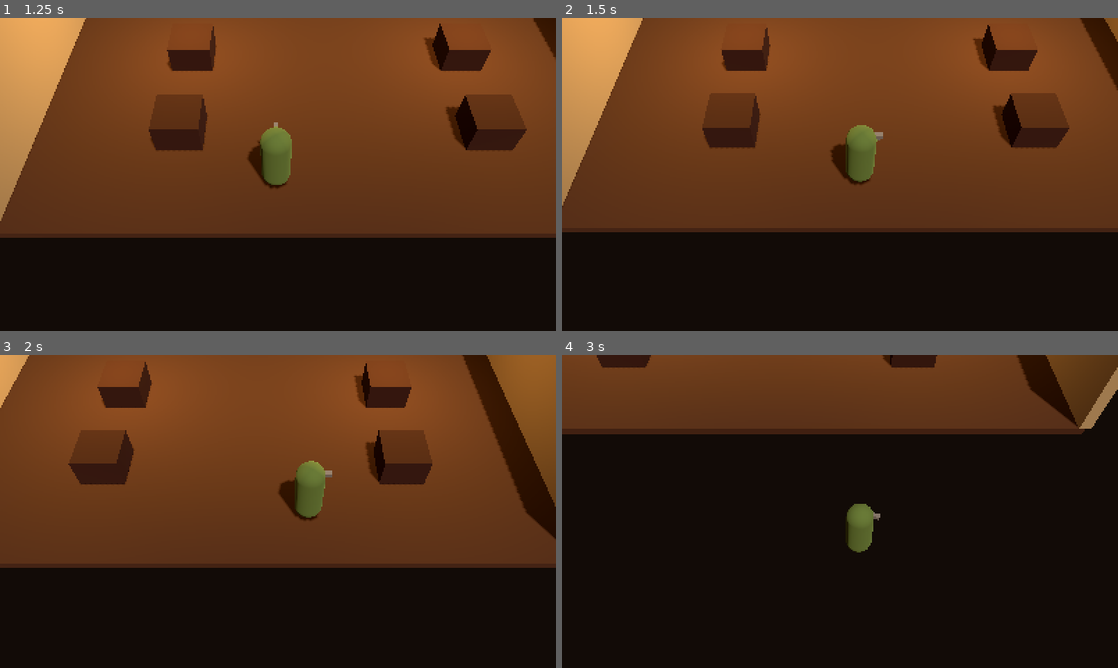
Above: before the commit, frames 1-4 (two rows, left to right).
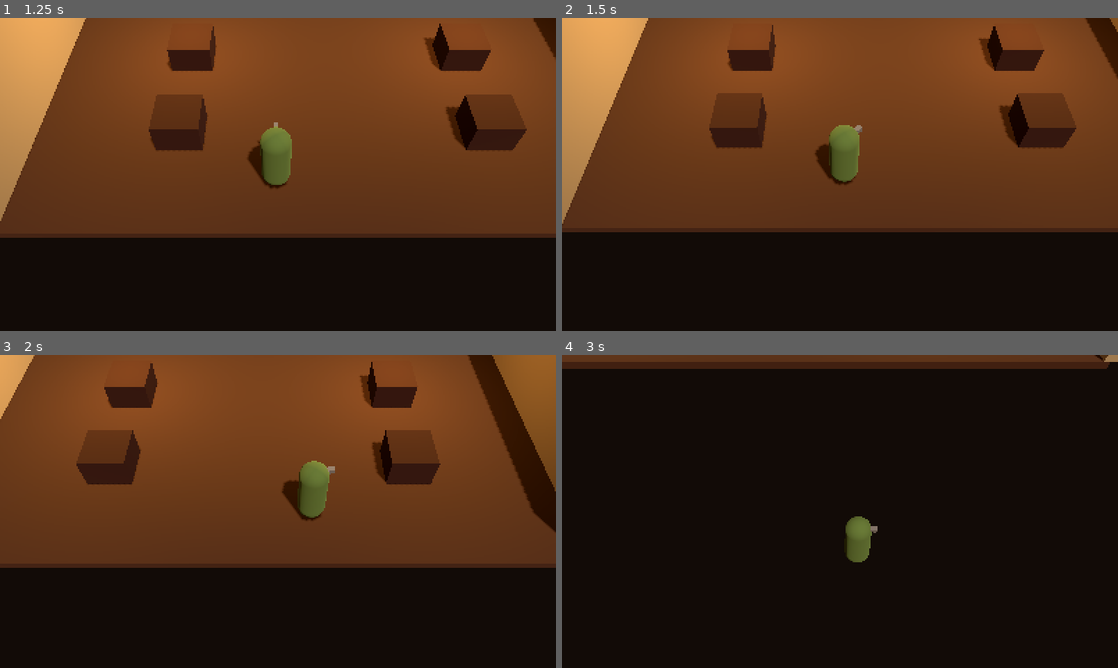
Above: after the commit, the same moments.

Repository: Beenster99/crownandpunchbowl
Game: Godot game, scene res://scenes/main/main_menu.tscn
Two runs of this game, one before a commit and one after it. Both use one fixed random seed, a clock stepped at 60 frames per second and the inputs below.
Inputs (mouse positions are in pixels of both pictures, inside the frame that each line leads up to):
- Up to frame 1 (1.25 s): click "Play solo (test pub)" at 0.5 s
- Up to frame 2 (1.5 s): move the mouse to (962, 158) at 1.27 s; hold D (move_right) from 1.28 s (still down); tap F (counter) at 1.35 s; click (962, 158) at 1.42 s
- Up to frame 3 (2 s): keep holding D (move_right); tap Space (dodge) at 1.55 s
- Up to frame 4 (3 s): move the mouse to (728, 527) at 2.02 s; release D (move_right) at 2.03 s; hold S (move_down) 2.03-2.78 s; tap Space (dodge) at 2.1 s; tap R (grab) at 2.3, 2.85 s; move the mouse to (895, 442) at 2.77 s; hold D (move_right) from 2.78 s (still down)

Frame 1 is identical in both runs. In frame 2, 4.5% of the frame differs, in the area x 0-100%, y 0-66%; in frame 3, 3.8%; in frame 4, 23%, in the area x 0-100%, y 0-67%.

Commit message:
Add freeflow player controls, sparring punters and a combat sandbox
PlayerFighter reads input: punch chains jab/cross/hook in rhythm and turns
into an uppercut finisher at 8 hits, kick stomps downed enemies, buffered
inputs, stick-aimed lunge targeting, counter, dodge, grab/knee/throw/release,
mashing to struggle free, farmer stats from the lobby, and a combo counter
on Events.combo_changed. SparringPunter is a simple stand-in opponent until
the AI workstream lands. scenes/actors/combat_sandbox.tscn puts them in the
greybox pub.

Co-Authored-By: Claude Opus 5.5 <noreply@anthropic.com>
Claude-Session: https://claude.ai/code/session_01RduChweyWdn9Borm8PuQ12

Diff:
--- /dev/null
+++ b/scenes/actors/combat_sandbox.tscn
@@ -0,0 +1,12 @@
+[gd_scene load_steps=2 format=3]
+
+[ext_resource type="Script" path="res://scripts/combat/combat_sandbox.gd" id="1"]
+
+[node name="CombatSandbox" type="Node3D"]
+script = ExtResource("1")
+
+[node name="World" type="Node3D" parent="."]
+
+[node name="Actors" type="Node3D" parent="."]
+
+[node name="Items" type="Node3D" parent="."]
--- /dev/null
+++ b/scenes/actors/sparring_punter.tscn
@@ -0,0 +1,31 @@
+[gd_scene load_steps=4 format=3]
+
+[ext_resource type="Script" path="res://scripts/actors/sparring_punter.gd" id="1"]
+
+[sub_resource type="CapsuleShape3D" id="shape"]
+radius = 0.35
+height = 1.75
+
+[sub_resource type="CapsuleMesh" id="mesh"]
+radius = 0.35
+height = 1.75
+
+[sub_resource type="BoxMesh" id="nose"]
+size = Vector3(0.12, 0.12, 0.2)
+
+[node name="SparringPunter" type="CharacterBody3D"]
+collision_layer = 4
+collision_mask = 7
+script = ExtResource("1")
+
+[node name="Collision" type="CollisionShape3D" parent="."]
+transform = Transform3D(1, 0, 0, 0, 1, 0, 0, 0, 1, 0, 0.875, 0)
+shape = SubResource("shape")
+
+[node name="Body" type="MeshInstance3D" parent="."]
+transform = Transform3D(1, 0, 0, 0, 1, 0, 0, 0, 1, 0, 0.875, 0)
+mesh = SubResource("mesh")
+
+[node name="Facing" type="MeshInstance3D" parent="."]
+transform = Transform3D(1, 0, 0, 0, 1, 0, 0, 0, 1, 0, 1.5, -0.38)
+mesh = SubResource("nose")
--- a/scripts/actors/player.gd
+++ b/scripts/actors/player.gd
@@ -1,16 +1,160 @@
 class_name PlayerFighter
 extends Fighter
-## Player-controlled fighter: camera-relative movement for now.
-## The freeflow controls (combos, lunge, counters, grabs) land in the next combat PR.
+## Player-controlled fighter: freeflow controls on top of Fighter.
+##
+## Punch walks a jab → cross → hook chain while you keep hitting in rhythm, and turns into
+## a finisher once the combo counter is high enough. Every attack lunges to the enemy you
+## push the stick towards (or the one in front). Kick stomps a downed enemy when there's no
+## one standing to kick. Grab holds an enemy for your mates; punch while holding to knee,
+## Throw to hurl them, Grab again to let go. Mash any button while held to struggle free.
+
+## Seconds an early button press is remembered, so mashing in rhythm chains cleanly.
+@export var input_buffer := 0.3
+## Seconds after an attack ends that the next punch still continues the chain.
+@export var chain_grace := 0.45
+
+## Current combo (hits landed without a long gap or being hit). HUD reads Events.combo_changed.
+var combo := 0
+var farmer: Dictionary = {}
+
+var _chain_i := 0
+var _since_attack := 99.0
+var _combo_t := 0.0
+var _last_finisher_at := 0
+var _buffered: StringName = &""
+var _buffer_t := 0.0
 
 
 func _ready() -> void:
 	team = Team.PLAYERS
+	_apply_farmer()
 	super()
+	hit_dealt.connect(_on_hit_dealt)
+	hit_taken.connect(_on_hit_taken)
+
+
+## Farmer stats from the lobby choice (Net.players[peer]["farmer"]).
+func _apply_farmer() -> void:
+	var peer := get_multiplayer_authority()
+	if not Net.players.has(peer):
+		return
+	var idx := int(Net.players[peer].get("farmer", 0))
+	if idx < 0 or idx >= GameData.FARMERS.size():
+		return
+	farmer = GameData.FARMERS[idx]
+	max_hp = float(farmer["max_hp"])
+	power = float(farmer["power"])
+	move_speed = float(farmer["speed"])
+	grip = float(farmer["grip"])
+
+
+func finisher_ready() -> bool:
+	return combo >= Moves.FINISHER_COMBO and combo - _last_finisher_at >= Moves.FINISHER_COMBO
 
 
 func _physics_process(delta: float) -> void:
+	_tick_combo(delta)
 	if is_multiplayer_authority():
-		var input := Input.get_vector("move_left", "move_right", "move_up", "move_down")
-		move_input = Vector3(input.x, 0.0, input.y)
+		_read_input(delta)
 	super(delta)
+
+
+func _read_input(delta: float) -> void:
+	var stick := Input.get_vector("move_left", "move_right", "move_up", "move_down")
+	move_input = Vector3(stick.x, 0.0, stick.y)
+
+	if state == State.HELD:
+		for a in ["punch", "kick", "headbutt", "grab", "dodge"]:
+			if Input.is_action_just_pressed(a):
+				request_struggle()
+		return
+
+	if Input.is_action_just_pressed("counter"):
+		request_counter()
+		_buffered = &""
+		return
+	if Input.is_action_just_pressed("dodge"):
+		request_dodge(move_input)
+		_buffered = &""
+		return
+	if Input.is_action_just_pressed("grab"):
+		if state == State.GRABBING:
+			request_release()
+		else:
+			request_grab(Targeting.grab_candidate(self))
+		return
+	if Input.is_action_just_pressed("throw") and state == State.GRABBING:
+		request_throw()
+		return
+
+	for a in ["punch", "kick", "headbutt"]:
+		if Input.is_action_just_pressed(a):
+			_buffered = StringName(a)
+			_buffer_t = input_buffer
+	if _buffered != &"":
+		_buffer_t -= delta
+		if state == State.GRABBING or can_act() or can_chain():
+			_perform(_buffered)
+			_buffered = &""
+		elif _buffer_t <= 0.0:
+			_buffered = &""
+
+
+## Turn a button into a move and a target, then ask the host.
+func _perform(button: StringName) -> void:
+	if state == State.GRABBING:
+		request_attack(&"knee")
+		return
+	var aim := move_input
+	var move: StringName
+	match button:
+		&"punch":
+			var chaining := can_chain() or _since_attack <= chain_grace
+			_chain_i = (_chain_i + 1) % Moves.PUNCH_CHAIN.size() if chaining else 0
+			move = Moves.PUNCH_CHAIN[_chain_i]
+			if finisher_ready():
+				move = Moves.FINISHER_MOVE
+				_last_finisher_at = combo
+				_chain_i = -1
+		&"kick":
+			move = &"kick"
+		&"headbutt":
+			move = &"headbutt"
+	var tgt := Targeting.pick(self, aim)
+	if tgt == null and button == &"kick":
+		var floored := Targeting.pick(self, aim, Moves.LUNGE_RANGE * 0.5, true)
+		if floored != null:
+			move = &"stomp"
+			tgt = floored
+	_since_attack = 0.0
+	request_attack(move, tgt)
+
+
+func _tick_combo(delta: float) -> void:
+	if state == State.ATTACK or state == State.WINDUP:
+		_since_attack = 0.0
+	else:
+		_since_attack += delta
+	if combo > 0:
+		_combo_t -= delta
+		if _combo_t <= 0.0:
+			_set_combo(0)
+
+
+func _on_hit_dealt(_info: Dictionary) -> void:
+	_combo_t = Moves.COMBO_TIMEOUT
+	_set_combo(combo + 1)
+
+
+func _on_hit_taken(info: Dictionary) -> void:
+	if float(info.get("damage", 0.0)) > 0.0:
+		_set_combo(0)
+
+
+func _set_combo(value: int) -> void:
+	if value == combo:
+		return
+	combo = value
+	if combo == 0:
+		_last_finisher_at = 0
+	Events.combo_changed.emit(self, combo)
--- /dev/null
+++ b/scripts/actors/sparring_punter.gd
@@ -0,0 +1,78 @@
+class_name SparringPunter
+extends Fighter
+## A deliberately simple stand-in opponent for the combat sandbox and tests, until the AI
+## workstream's punters land. Minds its own business until it (or a mate within
+## `mate_radius`) is hit, then closes in and throws telegraphed swings and haymakers.
+## Struggles when held. Host only; it never runs on clients.
+
+@export var aggro_on_start := false
+@export var mate_radius := 4.0
+@export var attack_gap := Vector2(1.4, 3.0)
+@export var haymaker_chance := 0.25
+
+var angry := false
+var _cooldown := 1.0
+var _struggle_t := 0.0
+
+
+func _ready() -> void:
+	if team == Team.PLAYERS:
+		team = Team.PUNTERS
+	super()
+	add_to_group("npcs")
+	angry = aggro_on_start
+	Events.hit_landed.connect(_on_hit_landed)
+
+
+func _on_hit_landed(info: Dictionary) -> void:
+	var victim := info.get("victim") as Node3D
+	if victim == self:
+		angry = true
+	elif victim != null and victim is Fighter and (victim as Fighter).team == team \
+			and victim.global_position.distance_to(global_position) <= mate_radius:
+		angry = true
+
+
+func _physics_process(delta: float) -> void:
+	if multiplayer.is_server():
+		_think(delta)
+	super(delta)
+
+
+func _think(delta: float) -> void:
+	move_input = Vector3.ZERO
+	if state == State.HELD:
+		_struggle_t -= delta
+		if _struggle_t <= 0.0:
+			_struggle_t = 0.3
+			request_struggle()
+		return
+	if not angry or is_down():
+		return
+	var foe := _nearest_player()
+	if foe == null:
+		return
+	var to := foe.global_position - global_position
+	to.y = 0.0
+	_cooldown -= delta
+	if to.length() > 1.25:
+		move_input = to.normalized()
+	elif can_act():
+		_face(to, delta, 10.0)
+		if _cooldown <= 0.0:
+			_cooldown = randf_range(attack_gap.x, attack_gap.y)
+			request_attack(&"haymaker" if randf() < haymaker_chance else &"swing", foe)
+
+
+func _nearest_player() -> Fighter:
+	var best: Fighter = null
+	var best_d := INF
+	for node in get_tree().get_nodes_in_group(GROUP):
+		var f := node as Fighter
+		if f == null or not is_hostile_to(f) or not f.can_be_targeted() or f.is_down():
+			continue
+		var d := f.global_position.distance_to(global_position)
+		if d < best_d:
+			best_d = d
+			best = f
+	return best
--- /dev/null
+++ b/scripts/combat/combat_sandbox.gd
@@ -0,0 +1,24 @@
+extends "res://scripts/level/test_pub.gd"
+## Combat sandbox: the greybox test pub plus a few sparring punters and a tough one.
+## Open scenes/actors/combat_sandbox.tscn in the editor and press F6 (Run Current Scene).
+## Starts a solo session itself if launched directly.
+
+const PUNTER_SCENE := preload("res://scenes/actors/sparring_punter.tscn")
+
+
+func _ready() -> void:
+	if Net.players.is_empty():
+		Net.start_solo("Sparring", 0)
+	super()
+	var spots := [Vector3(-2, 0, -1), Vector3(2, 0, -1.5), Vector3(0, 0, -3), Vector3(-5.5, 0, 1.5)]
+	for i in spots.size():
+		var p: SparringPunter = PUNTER_SCENE.instantiate()
+		p.name = "N%d" % i
+		p.position = spots[i]
+		if i == 3:  # a rugby lad: tougher and hits harder
+			p.toughness = 1.8
+			p.max_hp = 160.0
+			p.power = 1.3
+			p.haymaker_chance = 0.5
+		$Actors.add_child(p)
+	Events.banner.emit("Combat sandbox: punch someone to start it", 4.0)
--- a/tests/combat_cases.gd
+++ b/tests/combat_cases.gd
@@ -14,7 +14,9 @@
 		"test_jab_hits_and_lunges", "test_held_takes_bonus_damage", "test_counter",
 		"test_knockdown_crawl_ko", "test_grab_escape_and_throw", "test_dodge_iframes",
 		"test_staff_never_ko", "test_no_friendly_fire", "test_heal_gets_up_from_crawl",
-		"test_ground_moves", "test_weapon_hooks",
+		"test_ground_moves", "test_weapon_hooks", "test_player_punch_chain",
+		"test_player_finisher_and_combo", "test_player_kick_stomps", "test_player_input",
+		"test_sparring_punter", "test_sandbox_loads",
 	]
 	for t in tests:
 		_arena = Node3D.new()
@@ -40,8 +42,8 @@
 	_arena.add_child(body)
 
 
-func _fighter(team: int, pos: Vector3, face_toward := Vector3.INF) -> Fighter:
-	var f := Fighter.new()
+func _fighter(team: int, pos: Vector3, face_toward := Vector3.INF, script: GDScript = null) -> Fighter:
+	var f: Fighter = script.new() if script != null else Fighter.new()
 	f.team = team
 	f.collision_layer = 2 if team == Fighter.Team.PLAYERS else 4
 	f.collision_mask = 7
@@ -268,3 +270,128 @@
 	_check(chair.hits == 2, "sweeping weapon hits both (got %d)" % chair.hits)
 	_check(is_equal_approx(a.hp, a.max_hp - 15.0), "weapon modifies damage (hp %.1f)" % a.hp)
 	_check(p.unequip() == chair and p.weapon == null, "unequip returns the item")
+
+
+func _player(pos: Vector3, face_toward := Vector3.INF) -> PlayerFighter:
+	return _fighter(Fighter.Team.PLAYERS, pos, face_toward, PlayerFighter) as PlayerFighter
+
+
+func test_player_punch_chain() -> void:
+	var p := _player(Vector3(0, 0, 0), Vector3(0, 0, -1))
+	var e := _fighter(Fighter.Team.PUNTERS, Vector3(0, 0, -1.1))
+	e.toughness = 5.0  # don't fall over mid-test
+	await _wait(0.1)
+	var moves := []
+	p.move_started.connect(func(m): moves.append(m))
+	for i in 4:
+		p._perform(&"punch")
+		while not p.can_chain():
+			await get_tree().physics_frame
+	_check(moves == [&"jab", &"cross", &"hook", &"jab"], "punch chain loops (got %s)" % [moves])
+	_check(p.combo == 4, "combo counts hits (got %d)" % p.combo)
+	await _wait(0.6 + 0.3)
+	p._perform(&"punch")
+	_check(moves.back() == &"jab", "chain resets after a pause")
+
+
+func test_player_finisher_and_combo() -> void:
+	var p := _player(Vector3(0, 0, 0), Vector3(0, 0, -1))
+	var e := _fighter(Fighter.Team.PUNTERS, Vector3(0, 0, -1.1))
+	await _wait(0.1)
+	var combos := []
+	var cb := func(_pl, c): combos.append(c)
+	Events.combo_changed.connect(cb)
+	p._set_combo(Moves.FINISHER_COMBO)
+	_check(p.finisher_ready(), "finisher ready at the threshold")
+	var moves := []
+	p.move_started.connect(func(m): moves.append(m))
+	p._perform(&"punch")
+	_check(moves == [Moves.FINISHER_MOVE], "punch becomes the finisher")
+	await _wait(0.4)
+	_check(e.state == Fighter.State.DOWN, "finisher knocks down")
+	_check(not p.finisher_ready(), "finisher is spent")
+	e.request_attack(&"shove", p)  # take a hit: combo resets
+	await _wait(0.4)
+	e.take_hit({"attacker": null, "damage": 0.0, "direction": Vector3.FORWARD})
+	p.take_hit({"attacker": e, "damage": 3.0, "direction": Vector3.BACK})
+	_check(p.combo == 0, "getting hit resets the combo")
+	await _wait(0.1)
+	p._set_combo(2)
+	await _wait(Moves.COMBO_TIMEOUT + 0.1)
+	_check(p.combo == 0, "combo times out")
+	_check(combos.size() >= 3, "combo_changed fires")
+	Events.combo_changed.disconnect(cb)
+
+
+func test_player_kick_stomps() -> void:
+	var p := _player(Vector3(0, 0, 0), Vector3(0, 0, -1))
+	var e := _fighter(Fighter.Team.PUNTERS, Vector3(0, 0, -1.2))
+	await _wait(0.1)
+	e.take_hit({"attacker": p, "damage": 1.0, "direction": Vector3.FORWARD, "knockdown": true})
+	var moves := []
+	p.move_started.connect(func(m): moves.append(m))
+	p._perform(&"kick")
+	_check(moves == [&"stomp"], "kick near a downed enemy stomps (got %s)" % [moves])
+
+
+func test_player_input() -> void:
+	var p := _player(Vector3(0, 0, 0), Vector3(0, 0, -1))
+	var e := _fighter(Fighter.Team.PUNTERS, Vector3(0, 0, -1.0))
+	await _wait(0.1)
+	Input.action_press("grab")
+	await get_tree().physics_frame
+	Input.action_release("grab")
+	await _wait(0.05)
+	_check(p.state == Fighter.State.GRABBING and e.state == Fighter.State.HELD,
+		"grab button holds (state %d)" % p.state)
+	Input.action_press("punch")
+	await get_tree().physics_frame
+	Input.action_release("punch")
+	await _wait(0.05)
+	_check(e.hp < e.max_hp, "punch while holding knees")
+	Input.action_press("throw")
+	await get_tree().physics_frame
+	Input.action_release("throw")
+	await _wait(0.05)
+	_check(e.state == Fighter.State.DOWN, "throw button throws")
+	Input.action_press("move_right")
+	await _wait(0.3)
+	Input.action_release("move_right")
+	_check(p.global_position.x > 0.5, "stick moves the player")
+
+
+func test_sparring_punter() -> void:
+	var p := _player(Vector3(0, 0, 0), Vector3(0, 0, -1))
+	var e := _fighter(Fighter.Team.PUNTERS, Vector3(0, 0, -1.5), Vector3.INF, SparringPunter) as SparringPunter
+	var mate := _fighter(Fighter.Team.PUNTERS, Vector3(1.5, 0, -1.5), Vector3.INF, SparringPunter) as SparringPunter
+	var far := _fighter(Fighter.Team.PUNTERS, Vector3(12, 0, 0), Vector3.INF, SparringPunter) as SparringPunter
+	await _wait(0.1)
+	_check(not e.angry, "punters start calm")
+	p.request_attack(&"jab", e)
+	await _wait(0.4)
+	_check(e.angry and mate.angry, "hitting one angers him and his mate")
+	_check(not far.angry, "punters across the room stay calm")
+	await _wait(4.0)
+	_check(p.hp < p.max_hp, "angry punters fight back")
+	var victim := mate
+	p.global_position = victim.global_position + Vector3(0, 0, 1.0)
+	p.rotation.y = 0.0
+	e.angry = false
+	e.global_position = Vector3(-10, 0, 0)
+	await _wait(0.05)
+	if p.can_act():
+		p.request_grab(victim)
+	_check(victim.state == Fighter.State.HELD, "can hold a sparring punter")
+	await _wait(2.0)
+	_check(victim.state == Fighter.State.HELD, "the hold lasts long enough for a mate to get stuck in")
+	await _wait(1.5)
+	_check(victim.state != Fighter.State.HELD, "held punter struggles free before the grip times out")
+
+
+func test_sandbox_loads() -> void:
+	var sandbox: Node = load("res://scenes/actors/combat_sandbox.tscn").instantiate()
+	_arena.add_child(sandbox)
+	await _wait(0.5)
+	_check(get_tree().get_nodes_in_group("players").size() == 1, "sandbox spawns the player")
+	_check(get_tree().get_nodes_in_group("npcs").size() == 4, "sandbox spawns 4 punters")
+	Net.leave()
Not shown, added: scripts/actors/sparring_punter.gd.uid
Not shown, added: scripts/combat/combat_sandbox.gd.uid
